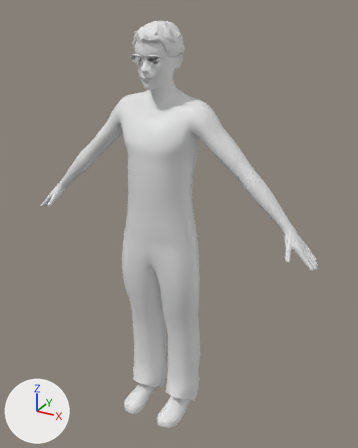
Renders of the glTF model projects/projectTwo/3dModels/nounoune/nounoune2.gltf from each side of a commit.
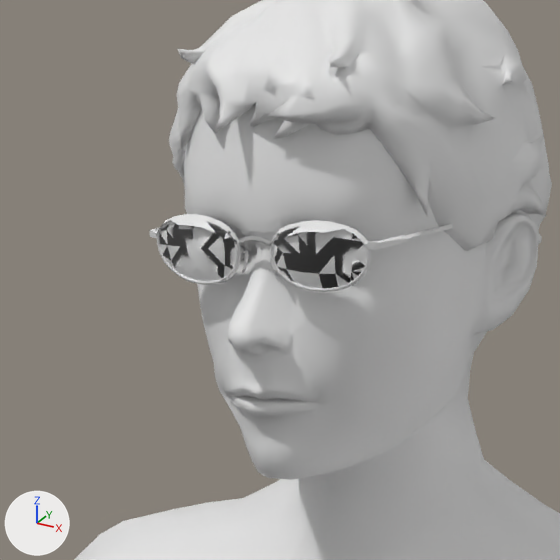
The first picture shows the older version from a 50 mm camera at (0.1064, -0.1774, 0.1909) aimed at (0.0068, 0.0038, 0.1003). The close-ups show the older and then the newer version on the part from 31% to 52% of the width and 5% to 22% of the height of that picture. Only the edits that show in the close-ups are written down. The axes (+X, +Y, +Z) are drawn at lower left. The lights are the same throughout. Where no turn or scale is listed for an object, it has been applied to the vertices. Vertices at exactly the same position are counted once.

Names of what the first close-up shows: 'obj1'.
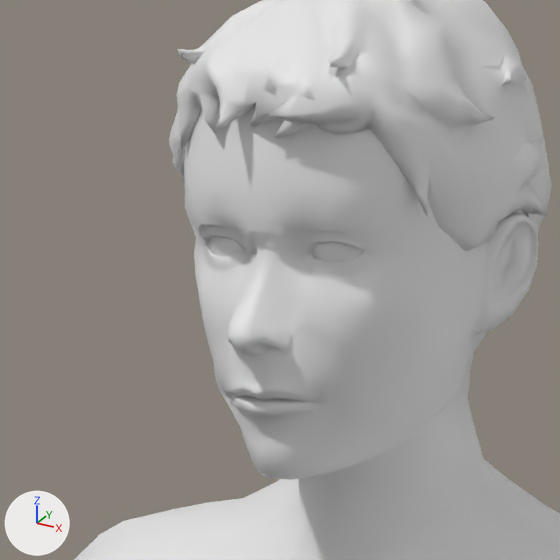
The newer file is also rescaled (x100.0) as a whole; pictures and numbers use the older file's frame.

Location of each change, (x1, y1, x2, y2) in pixels of the close-ups (560 x 560 px):
part 1 of me_obj1mesh_003, deleted: before (272, 224, 366, 289)
part 2 of me_obj1mesh_003, deleted: before (159, 219, 237, 281)
part 3 of me_obj1mesh_003, deleted: before (239, 236, 271, 246)
part 4 of me_obj1mesh_003, cut back: before (149, 214, 542, 302); after (235, 214, 308, 295)

Patch to the scene script:
```diff
--- a/projects/projectTwo/3dModels/nounoune/nounoune2.gltf.py
+++ b/projects/projectTwo/3dModels/nounoune/nounoune2.gltf.py
@@ me_obj1mesh_003 @@
 # used by ob_obj1; location = (0.0, 0.0, 0.0)
-me_obj1mesh_003.from_pydata(...)  # 5369 vertices, 10436 faces; spans x -0.071..0.071, y -0.02..0.012, z 0.0..0.186
+me_obj1mesh_003.from_pydata(...)  # 4921 vertices, 9594 faces; spans x -0.071..0.071, y -0.02..0.012, z 0.0..0.186
+# me_obj1mesh_003 part 1: the loose piece of 40 vertices spanning x 0.001..0.006, y -0.011..-0.01, z 0.171..0.174 is deleted
+# me_obj1mesh_003 part 2: the loose piece of 40 vertices spanning x -0.006..-0.001, y -0.011..-0.01, z 0.171..0.174 is deleted
+# me_obj1mesh_003 part 3: the loose piece of 20 vertices spanning x -0.001..0.001, y -0.011, z 0.173 is deleted
+# me_obj1mesh_003 part 4: 9 vertices moved within x -0.008..0.001, y -0.01..-0.004, z 0.172..0.174; 348 vertices removed from x -0.009..0.009, y -0.011..0.004, z 0.171..0.174
 me_obj1mesh_003.materials.append(mat_material_003)
```
